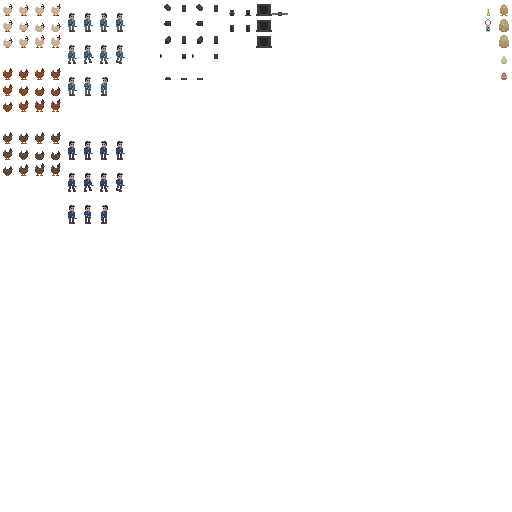
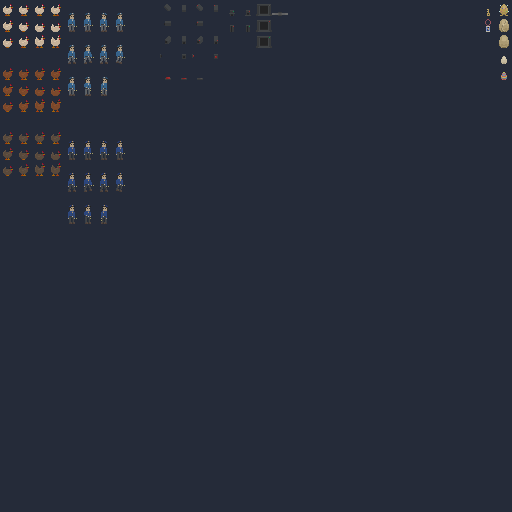
Layers edited between the first and the second w=512, h=512 image:
renamed "Layer 59" to "Doors", moved it out of group "Large Red Button", painted on it over [3, 4, 509, 224]
removed group "Laser" (2 layers) over [160, 54, 214, 59]
removed group "Access Card" (1 layers) over [230, 4, 271, 32]
removed layer "Layer 46" from group "Access Card" over [230, 4, 271, 32]
removed group "Electrical Panel" (1 layers) over [229, 10, 251, 16]
removed layer "Layer 34" from group "Electrical Panel" over [229, 10, 251, 16]
removed group "Camera" (1 layers) over [164, 4, 218, 44]
removed layer "Layer 23 copy" from group "Camera" over [164, 4, 218, 44]
removed group "Cloner" (1 layers) over [256, 4, 288, 48]
removed layer "Layer 47 copy 2" from group "Cloner" over [256, 4, 288, 48]
removed group "Key" (1 layers) over [485, 9, 491, 32]
removed layer "Layer 42" from group "Key" over [485, 9, 491, 32]
removed group "Eggs" (5 layers) over [499, 4, 509, 80]
removed layer "Base" from group "Eggs" over [499, 35, 509, 48]
removed layer "Dino" from group "Eggs" over [499, 19, 509, 32]
removed group "Guard" (2 layers) over [68, 13, 125, 224]
removed layer "Layer 31" from group "Guard" over [68, 141, 125, 224]
removed layer "Layer 28" from group "Guard" over [68, 13, 125, 96]
removed group "Chicken" (2nd of 2) (4 layers) over [3, 4, 61, 176]
removed layer "Layer 41" from group "Chicken" over [9, 6, 60, 169]
removed layer "Black" from group "Chicken" over [3, 132, 61, 176]
removed layer "Brown" from group "Chicken" over [3, 68, 61, 112]
removed layer "White" from group "Chicken" over [3, 4, 61, 48]
showed "Layer 0" over [0, 0, 512, 512]
…and 6 more changes (6 removed)
